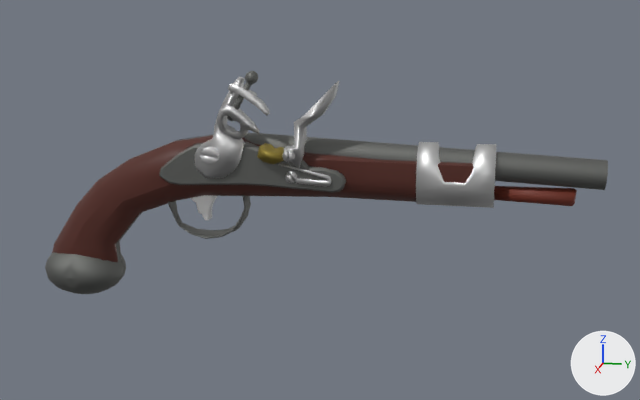
An edit to the glTF model Items/Weapons/1813ArmyPistol/1813ArmyPistol.glb, drawn before and after from the same camera.
One viewpoint serves both versions: a 50 mm lens placed at (6.16, 1.43, 1.53), pointed at (-0.19, 0.16, -0.06). Every picture has the same lights, and +X, +Y and +Z are marked at lower right. Where no turn or scale is listed for an object, it has been applied to the vertices. Vertices at the same position are counted once.

The first picture shows 'Barrel', 'Body', 'Body Metal Band', 'Flintlock Top', 'Flintlock bottom', 'Frizzen', 'Frizzen Hole', 'Frizzen Nut', 'Hammer Nut', 'Hammer Screw', 'HammerBase', 'Handle Bootom', 'Idk barrel metal lock thing', 'Lock Nut', 'LockPlate', 'No idea but frizzen', 'RamRod', 'Trigger', 'Trigger Guard'.
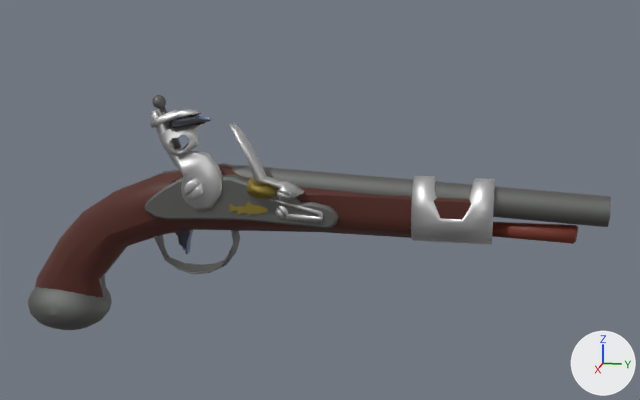
Edits to the bpy script that builds the scene:
```text
Change me_cube_003:
    used by ob_frizzen; location = (-0.124, 0.021, 0.449); scale = (3.79, 1.0, 1.0)
    remove me_cube_003.from_pydata(...)  # 25 vertices, 46 faces; spans x -0.016..0.016, y -0.105..0.284, z -0.247..0.393
    add me_cube_003.from_pydata(...)  # 28 vertices, 52 faces; spans x -0.159..-0.036, y -0.388..0.121, z 0.209..0.757
    me_cube_003 part 1: the whole mesh is rebuilt
Change me_cube_001:
    used by ob_trigger; location = (-0.322, -0.782, -0.181); scale = (0.744, 0.0784, 1.77)
    remove me_cube_001.from_pydata(...)  # 98 vertices, 192 faces; spans x -0.06..0.06, y -1.87..1.02, z -0.06..0.07
    remove me_cube_001.materials.append(mat_material)  # white #e7e7e7
    add me_cube_001.from_pydata(...)  # 98 vertices, 192 faces; spans x -0.37..-0.27, y -0.96..-0.8, z -0.27..-0.03
    me_cube_001 part 2: 98 of 98 vertices moved; they spanned x -0.06..0.06, y -1.87..1.02, z -0.06..0.07 and now span x -0.37..-0.27, y -0.96..-0.8, z -0.27..-0.03; mean shift (-0.32, -0.9, -0.16); largest move (0.06, 1.02, 0.04) -> (-0.27, -0.82, -0.13)
    add me_cube_001.materials.append(mat_material_002)  # black #040404
Remove ob_frizzen_hole:
    ob_frizzen_hole = bpy.data.objects.new('Frizzen Hole', me_sphere_005)
Remove ob_lockplate:
    ob_lockplate = bpy.data.objects.new('LockPlate', me_cylinder_005)
Change ob_frizzen:
    ob_frizzen.scale: (3.79, 1.0, 1.0) -> (1.0, 1.0, 1.0)
    ob_frizzen.location: (-0.124, 0.021, 0.449) -> (0.312, 0.0, -0.19)
Remove ob_frizzen_nut:
    ob_frizzen_nut = bpy.data.objects.new('Frizzen Nut', me_cylinder_006)
Remove ob_lock_nut:
    ob_lock_nut = bpy.data.objects.new('Lock Nut', me_cylinder_008)
Remove ob_no_idea_but_frizzen:
    ob_no_idea_but_frizzen = bpy.data.objects.new('No idea but frizzen', me_cube_006)
Remove ob_hammerbase:
    ob_hammerbase = bpy.data.objects.new('HammerBase', me_cylinder_003)
Remove ob_flintlock_top:
    ob_flintlock_top = bpy.data.objects.new('Flintlock Top', me_cube_004)
Remove ob_hammer_screw:
    ob_hammer_screw = bpy.data.objects.new('Hammer Screw', me_sphere_004)
Remove ob_flintlock_bottom:
    ob_flintlock_bottom = bpy.data.objects.new('Flintlock bottom', me_cube_005)
Remove ob_hammer_nut:
    ob_hammer_nut = bpy.data.objects.new('Hammer Nut', me_cylinder_007)
Remove ob_barrel:
    ob_barrel = bpy.data.objects.new('Barrel', me_cylinder)
Remove ob_ramrod:
    ob_ramrod = bpy.data.objects.new('RamRod', me_cylinder_001)
Remove ob_body:
    ob_body = bpy.data.objects.new('Body', me_cylinder_002)
Remove ob_handle_bootom:
    ob_handle_bootom = bpy.data.objects.new('Handle Bootom', me_sphere)
Change ob_trigger:
    ob_trigger.scale: (0.744, 0.0784, 1.77) -> (1.0, 1.0, 1.0)
    ob_trigger.location: (-0.322, -0.782, -0.181) -> (0.312, -0.109, 0.176)
    ob_trigger.rotation_euler: (0.0, 0.0, 0.0) -> (0.455, 0.0, 0.0)  # degrees (0, 0, 0) -> degrees (26, 0, 0)
Remove ob_trigger_guard:
    ob_trigger_guard = bpy.data.objects.new('Trigger Guard', me_torus)
Remove ob_idk_barrel_metal_lock_thing:
    ob_idk_barrel_metal_lock_thing = bpy.data.objects.new('Idk barrel metal lock thing', me_cylinder_004)
Remove ob_body_metal_band:
    ob_body_metal_band = bpy.data.objects.new('Body Metal Band', me_cylinder_010)
Add ob_pistolbody:
    ob_pistolbody = bpy.data.objects.new('PistolBody', me_sphere_005_1)  # 2272 vertices, 4425 faces; spans x -0.61..0.0, y -2.17..2.22, z -0.97..0.42; in mat_frizzen (yellow #948338), mat_action_material (light grey #cfcfcf), mat_gunmetal (grey #7a7b78), mat_ram_rod (dark red #722e1e), mat_wood_body (dark red #502015)
    ob_pistolbody.location = (0.312, 0.0, -0.19)
Add ob_hammer:
    ob_hammer = bpy.data.objects.new('Hammer', me_cube)  # 423 vertices, 818 faces; spans x -0.162..-0.041, y -1.0..-0.489, z 0.08..0.915; in mat_material_001 (black #2b190e), mat_action_material (light grey #cfcfcf), mat_gunmetal (grey #7a7b78), mat_material_002 (black #040404)
    ob_hammer.location = (0.312, 0.013, -0.159)
```

Pixel boxes (x1, y1, x2, y2) of what changed, in the pictures (640 x 400 px):
'PistolBody', added
    after: (28, 163, 611, 330)
'Body', deleted
    before: (52, 135, 474, 262)
'Barrel', deleted
    before: (244, 133, 608, 190)
'Hammer', added
    after: (150, 95, 223, 211)
'LockPlate', deleted
    before: (159, 142, 346, 193)
'Idk barrel metal lock thing', deleted
    before: (416, 142, 497, 208)
'Handle Bootom', deleted
    before: (45, 252, 126, 294)
'Frizzen', reshaped, moved, rescaled (34% wider, 9% shorter)
    before: (284, 81, 339, 169)
    after: (230, 122, 304, 202)
'HammerBase', deleted
    before: (195, 76, 245, 178)
'RamRod', deleted
    before: (494, 186, 577, 206)
'Trigger Guard', deleted
    before: (168, 195, 251, 239)
'Flintlock bottom', deleted
    before: (217, 106, 260, 140)
'Trigger', recoloured, reshaped, moved, turned, rescaled
    before: (190, 195, 217, 220)
    after: (175, 230, 193, 254)
'Frizzen Hole', deleted (yellow)
    before: (257, 143, 284, 164)
'Flintlock Top', deleted
    before: (228, 83, 270, 116)
'No idea but frizzen', deleted
    before: (279, 163, 331, 187)
'Hammer Screw', deleted
    before: (227, 71, 258, 121)
'Hammer Nut', deleted
    before: (200, 146, 219, 165)
'Body Metal Band', deleted
    before: (101, 134, 214, 262)
'Lock Nut', deleted
    before: (282, 150, 295, 162)
'Frizzen Nut', deleted
    before: (285, 171, 297, 183)
